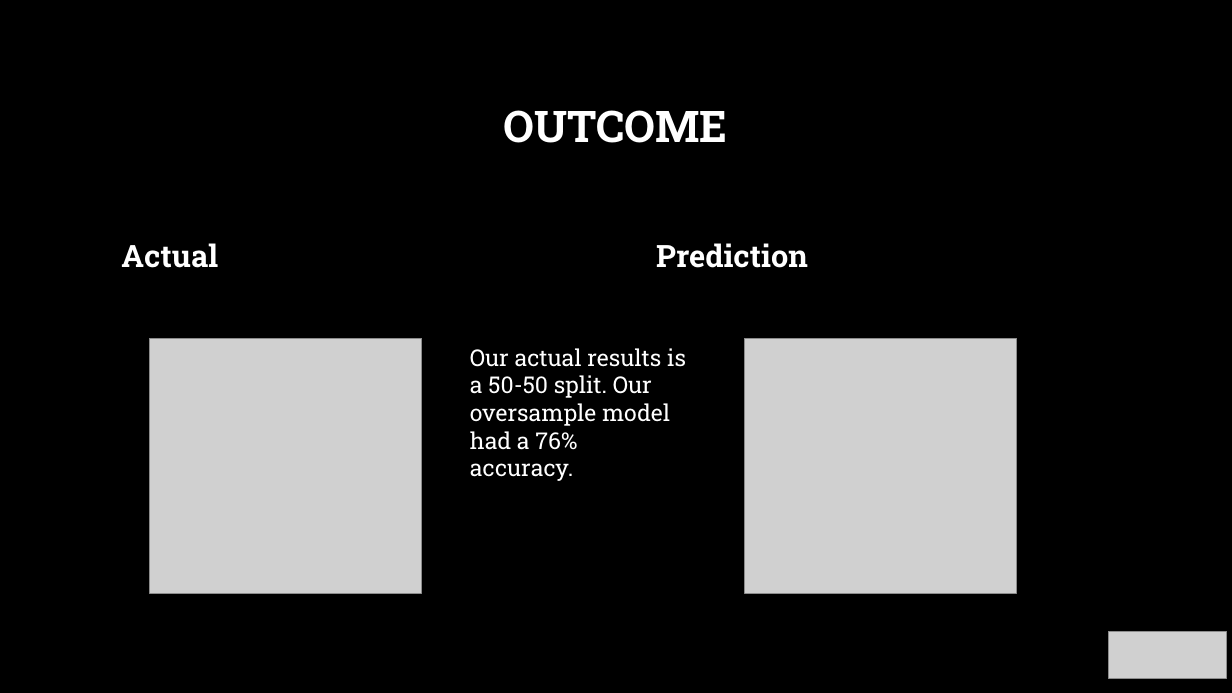
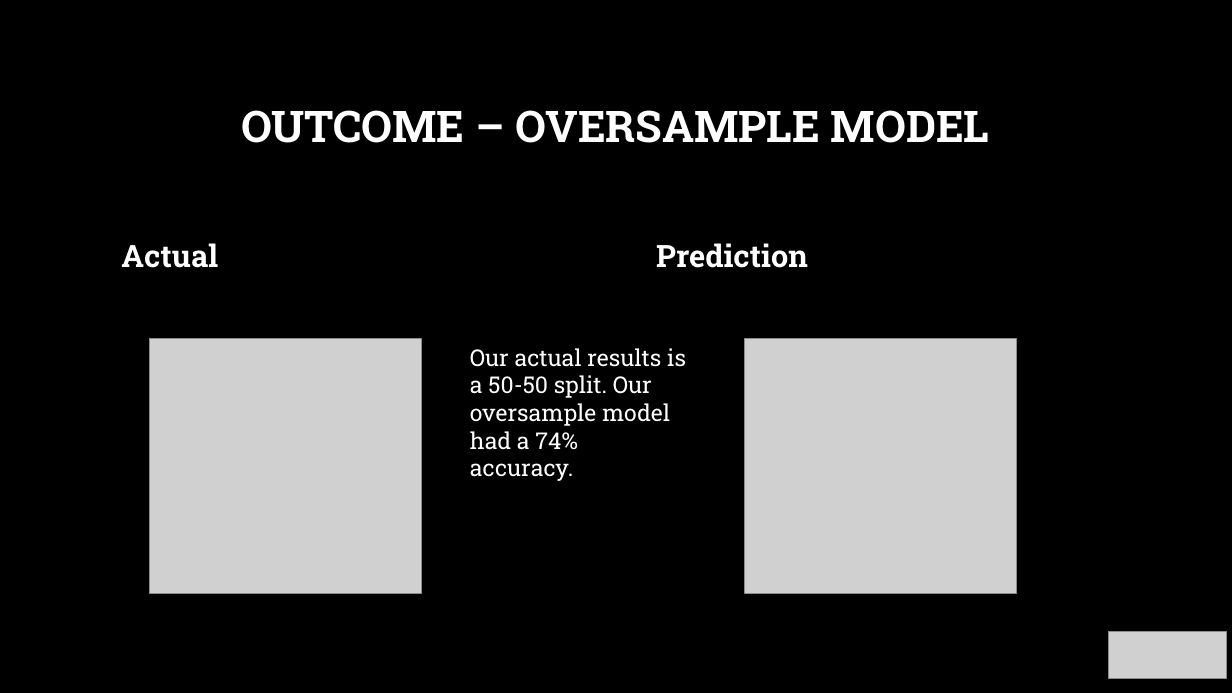
Before and after one commit to acollawn/Project_4, a slide deck: slide 12 of Predicting Diabetes.pptx (slide 7 before the commit). Drawn at 1232x693 pixels with LibreOffice and Linux fonts; fonts in the diff are those of the drawing; grey boxes stand for pictures; background and template pictures are left out. Boxes give left, top, right and bottom in pixels: in the first picture for what was removed or moved away, otherwise in the second. Text is boxed around its words. In the diff, an @@ line names an element or a change of style, - is before the commit and + after.

```diff
--- a/Predicting Diabetes.pptx
+++ b/Predicting Diabetes.pptx
@@ title at (241,110,989,143): text changed @@
-OUTCOME
+OUTCOME – OVERSAMPLE MODEL
@@ text at (470,348,686,481): text changed @@
-Our actual results is a 50-50 split. Our oversample model had a 76% accuracy.
+Our actual results is a 50-50 split. Our oversample model had a 74% accuracy.
```
Also in this commit, not shown: 3 other slides changed, 5 slides added.
